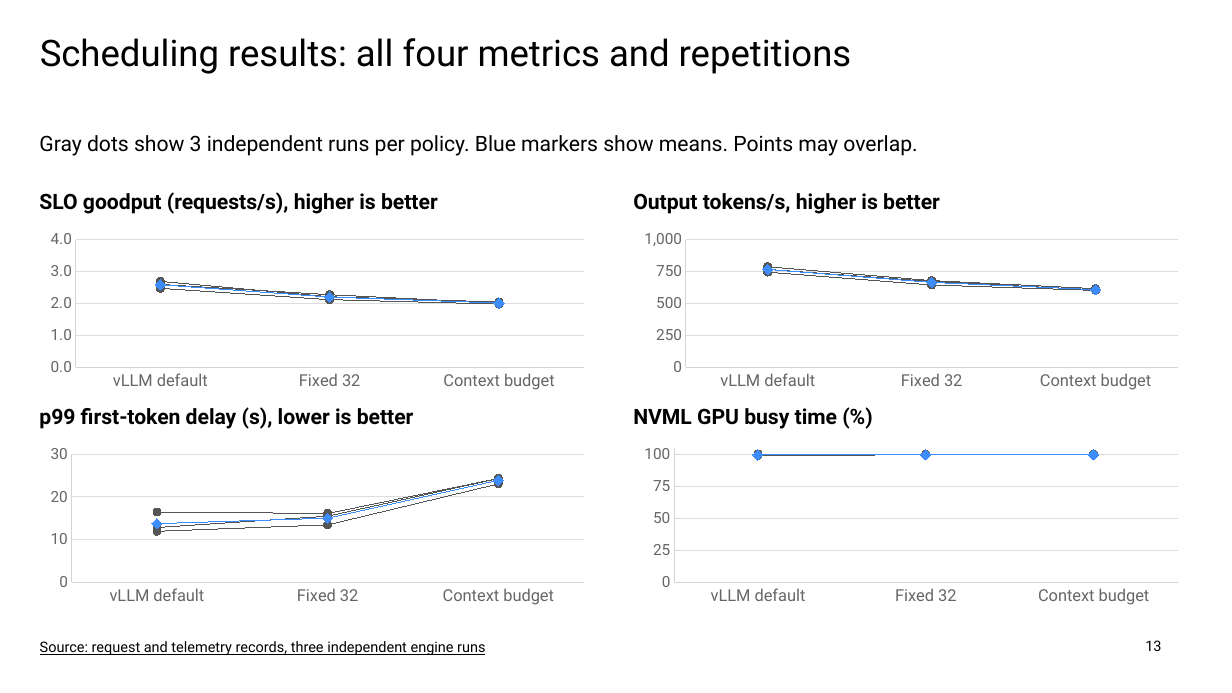
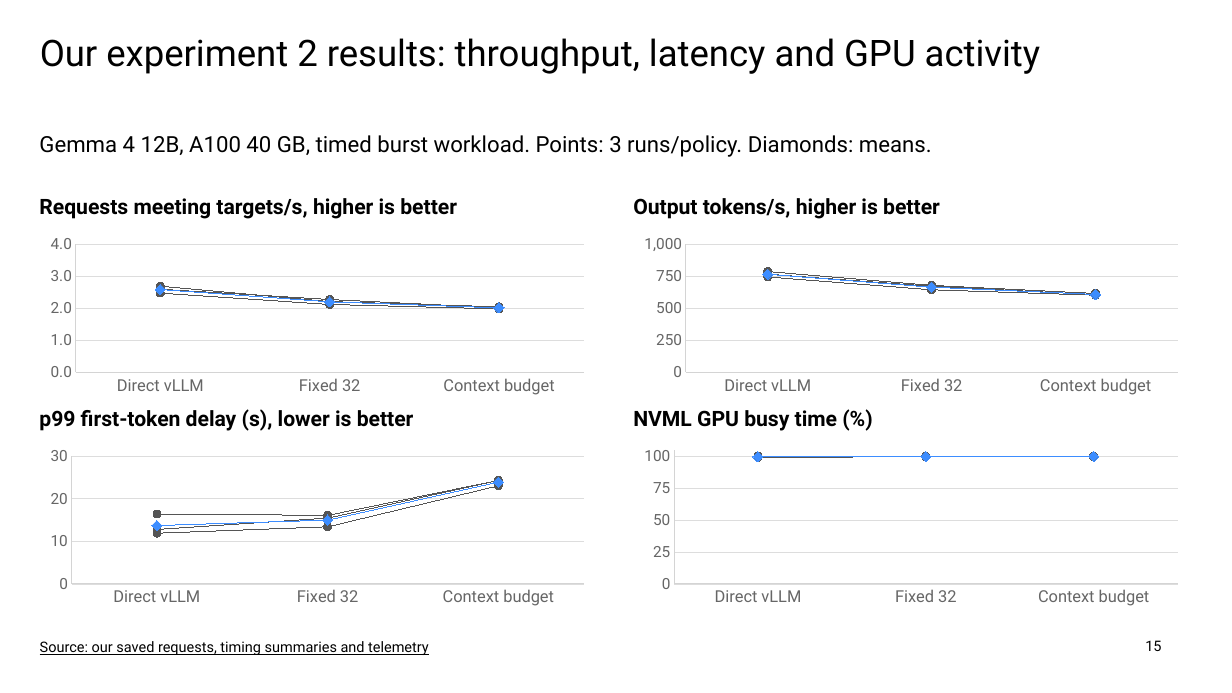
Before and after one commit to nileshsarkar-ai/Inference-Optimization, a slide deck: slide 15 of Inference_Optimization_Final.pptx (slide 13 before the commit). Drawn at 1232x693 pixels with LibreOffice and Linux fonts; fonts in the diff are those of the drawing. Boxes give left, top, right and bottom in pixels: in the first picture for what was removed or moved away, otherwise in the second. Text is boxed around its words. In the diff, an @@ line names an element or a change of style, - is before the commit and + after.

```diff
--- a/Inference_Optimization_Final.pptx
+++ b/Inference_Optimization_Final.pptx
@@ title at [40,38,1041,74]: text changed @@
-Scheduling results: all four metrics and repetitions
+Our experiment 2 results: throughput, latency and GPU activity
@@ text at [39,135,932,157]: text changed; size 16.5 to 17.2 pt @@
-Gray dots show 3 independent runs per policy. Blue markers show means. Points may overlap.
+Gemma 4 12B, A100 40 GB, timed burst workload. Points: 3 runs/policy. Diamonds: means.
@@ text at [39,198,457,219]: text changed @@
-SLO goodput (requests/s), higher is better
+Requests meeting targets/s, higher is better
@@ line chart at [40,232,595,398] @@
-categories: vLLM default, Fixed 32, Context budget
+categories: Direct vLLM, Fixed 32, Context budget
@@ 2 line charts, 1 text: place and size @@
-2 line charts, 1 text at [40,193,1189,394]
+2 line charts, 1 text at [40,198,1189,398]
@@ line chart at [633,232,1189,398] @@
-categories: vLLM default, Fixed 32, Context budget
+categories: Direct vLLM, Fixed 32, Context budget
@@ line chart at [40,444,595,610] @@
-categories: vLLM default, Fixed 32, Context budget
+categories: Direct vLLM, Fixed 32, Context budget
@@ line chart at [633,444,1189,610] @@
-categories: vLLM default, Fixed 32, Context budget
+categories: Direct vLLM, Fixed 32, Context budget
@@ text at [40,641,429,655]: text changed @@
-Source: request and telemetry records, three independent engine runs
+Source: our saved requests, timing summaries and telemetry
@@ page number at [1145,640,1161,651]: text changed @@
-13
+15
```
Also in this commit, not shown: 7 other slides changed, 10 slides added, 7 slides removed, 18 other files.
